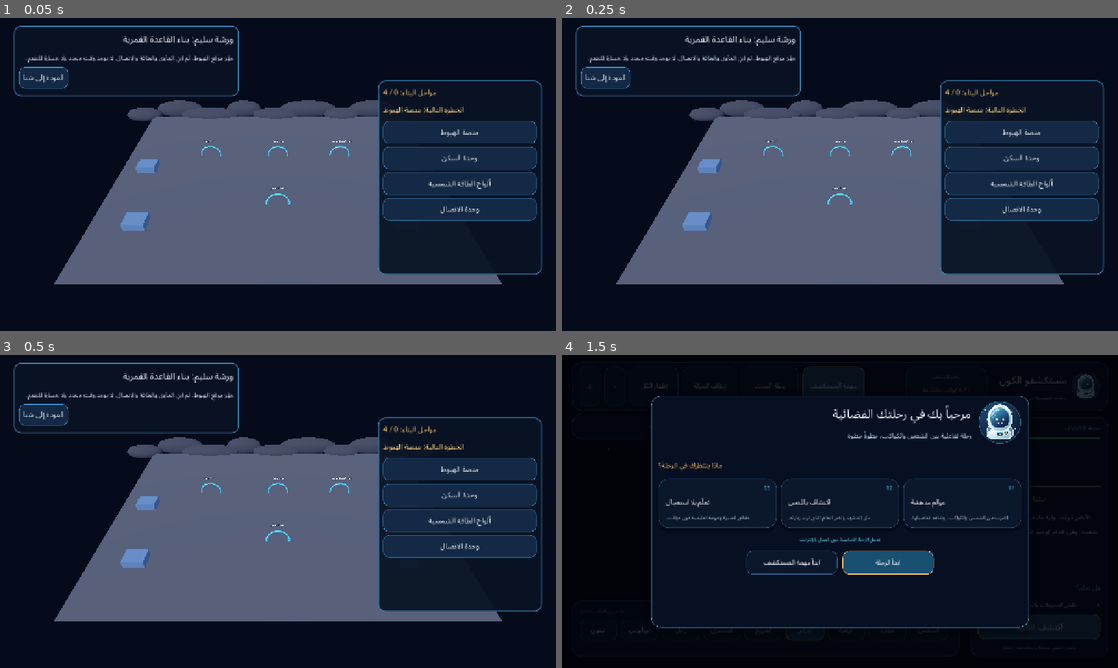
Above: before the commit, frames 1-4 (two rows, left to right).
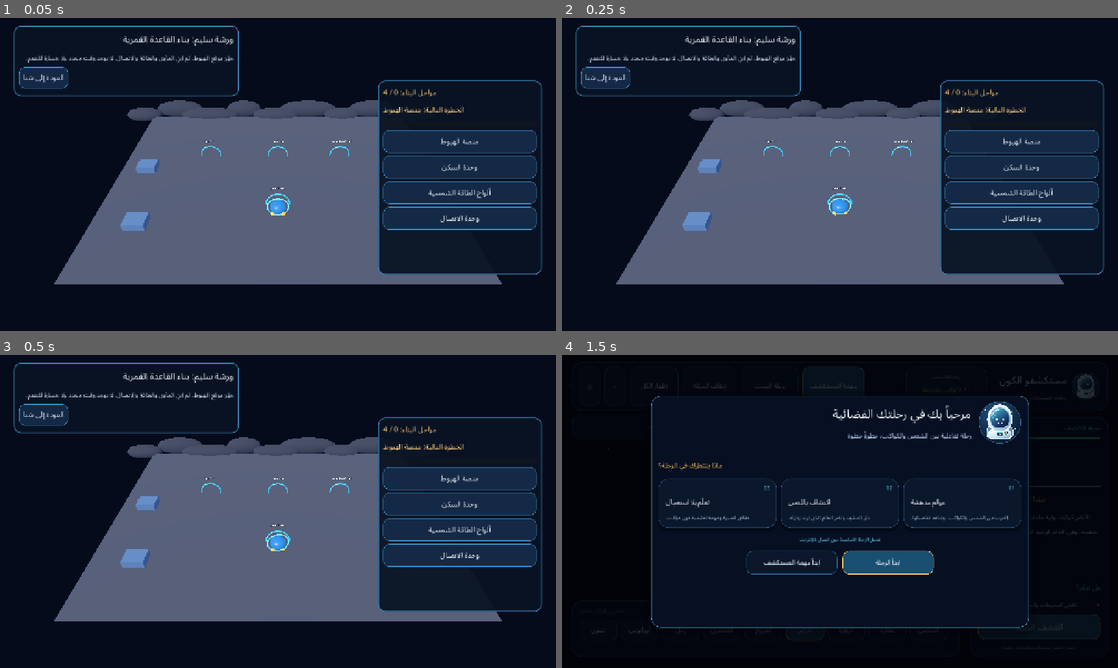
Above: after the commit, the same moments.

Repository: mdznap35/-cosmic-explorers
Game: Godot game, scene res://scenes/prototypes/lunar_outpost_builder.tscn
Two runs of this game, one before a commit and one after it. Both use one fixed random seed, a clock stepped at 60 frames per second and the inputs below. This scene is started directly instead of the project's main scene.
Inputs:
- Up to frame 1 (0.05 s): no input
- Up to frame 2 (0.25 s): no input
- Up to frame 3 (0.5 s): no input
- Up to frame 4 (1.5 s): click "العودة إلى سَنا" at 0.5 s; click "العودة إلى خريطة الكواكب" at 1.25 s

The runs differ from the first frame. In frame 1, 4.7% of the frame differs, in the area x 48-97%, y 32-68%; in frame 2, 4.7%; in frame 3, 4.7%; in frame 4, nothing differs.

Commit message:
feat(lunar): add animated Mirqab guide and build feedback

Diff:
--- a/scripts/prototypes/lunar_outpost_builder.gd
+++ b/scripts/prototypes/lunar_outpost_builder.gd
@@ -64,6 +64,9 @@
 var _progress_label: Label
 var _feedback_label: Label
 var _component_buttons: Dictionary = {}
+var _progress_bar: ProgressBar
+var _guide_drone: Node3D
+var _drone_clock := 0.0
 
 
 func _ready() -> void:
@@ -71,10 +74,19 @@
 	_build_environment()
 	_build_lunar_site()
 	_build_decorative_assets()
+	_build_mirqab_drone()
 	_restore_placed_components()
 	_build_camera()
 	_build_interface()
 	_update_interface()
+
+
+func _process(delta: float) -> void:
+	if not is_instance_valid(_guide_drone):
+		return
+	_drone_clock += delta
+	_guide_drone.position.y = 2.15 + sin(_drone_clock * 1.7) * 0.13
+	_guide_drone.rotation.y += delta * 0.32
 
 
 func get_required_component_ids() -> PackedStringArray:
@@ -132,6 +144,11 @@
 		_update_interface()
 		return false
 
+	var target_scale := instance.scale
+	instance.scale = target_scale * 0.04
+	var build_tween := create_tween()
+	build_tween.tween_property(instance, "scale", target_scale, 0.42).set_trans(Tween.TRANS_BACK).set_ease(Tween.EASE_OUT)
+
 	if is_base_complete():
 		_set_feedback("اكتمل بناء القاعدة القمرية! أصبحت جاهزة لاستقبال فريق سَنا.")
 	else:
@@ -261,6 +278,49 @@
 	return fallback
 
 
+func _build_mirqab_drone() -> void:
+	_guide_drone = Node3D.new()
+	_guide_drone.name = "MirqabGuideDrone"
+	_guide_drone.position = Vector3(0.0, 2.15, 5.8)
+	add_child(_guide_drone)
+
+	var body := MeshInstance3D.new()
+	var body_mesh := SphereMesh.new()
+	body_mesh.radius = 0.48
+	body_mesh.height = 0.72
+	body.mesh = body_mesh
+	body.material_override = _material(Color(0.18, 0.42, 0.62), Color(0.08, 0.38, 0.62), 0.34)
+	_guide_drone.add_child(body)
+
+	var eye := MeshInstance3D.new()
+	var eye_mesh := BoxMesh.new()
+	eye_mesh.size = Vector3(0.42, 0.16, 0.12)
+	eye.mesh = eye_mesh
+	eye.position = Vector3(0.0, 0.05, -0.40)
+	eye.material_override = _material(Color(0.40, 0.88, 1.0), Color(0.25, 0.78, 1.0), 0.22)
+	_guide_drone.add_child(eye)
+
+	var halo := MeshInstance3D.new()
+	var halo_mesh := TorusMesh.new()
+	halo_mesh.inner_radius = 0.58
+	halo_mesh.outer_radius = 0.66
+	halo.mesh = halo_mesh
+	halo.rotation_degrees.x = 90.0
+	halo.material_override = _material(Color(0.42, 0.82, 0.98), Color(0.18, 0.52, 0.82), 0.28)
+	_guide_drone.add_child(halo)
+
+	for side in [-1.0, 1.0]:
+		var thruster := MeshInstance3D.new()
+		var thruster_mesh := CylinderMesh.new()
+		thruster_mesh.top_radius = 0.10
+		thruster_mesh.bottom_radius = 0.14
+		thruster_mesh.height = 0.24
+		thruster.mesh = thruster_mesh
+		thruster.position = Vector3(side * 0.30, -0.42, 0.0)
+		thruster.material_override = _material(Color(0.94, 0.73, 0.34), Color(0.72, 0.42, 0.12), 0.35)
+		_guide_drone.add_child(thruster)
+
+
 func _build_camera() -> void:
 	var camera := Camera3D.new()
 	camera.name = "LunarOutpostCamera"
@@ -319,6 +379,14 @@
 	_progress_label = _new_label("", 17, Color(1.0, 0.82, 0.48), true)
 	_progress_label.horizontal_alignment = HORIZONTAL_ALIGNMENT_RIGHT
 	build_content.add_child(_progress_label)
+
+	_progress_bar = ProgressBar.new()
+	_progress_bar.name = "ConstructionProgress"
+	_progress_bar.min_value = 0.0
+	_progress_bar.max_value = float(BUILD_SEQUENCE.size())
+	_progress_bar.show_percentage = false
+	_progress_bar.custom_minimum_size = Vector2(0.0, 14.0)
+	build_content.add_child(_progress_bar)
 
 	for component_id in BUILD_SEQUENCE:
 		var button := _new_button(
@@ -341,6 +409,8 @@
 
 
 func _update_interface() -> void:
+	if is_instance_valid(_progress_bar):
+		_progress_bar.value = get_build_progress()
 	if is_instance_valid(_progress_label):
 		if is_base_complete():
 			_progress_label.text = "اكتملت القاعدة القمرية!"
